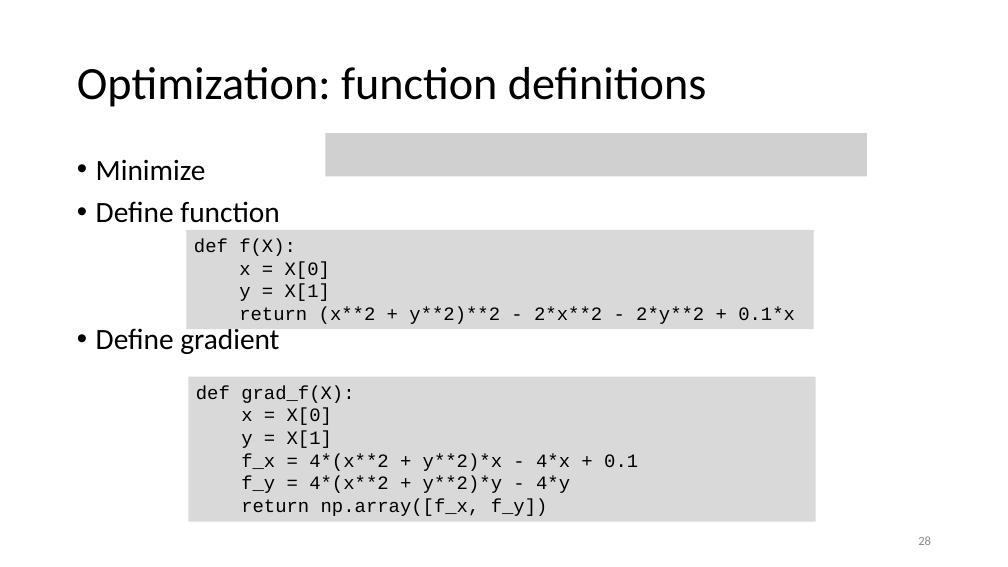
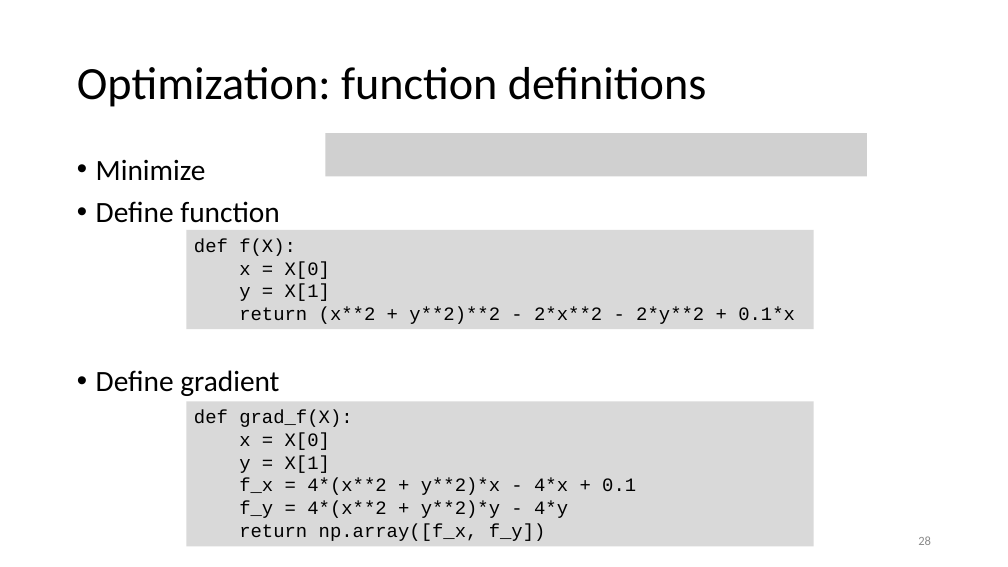
Before and after one commit to gjbex/Scientific-Python, a slide deck: slide 28 of scientific_python.pptx. Drawn at 1008x567 pixels with LibreOffice and Linux fonts; fonts in the diff are those of the drawing; grey boxes stand for pictures. Boxes give left, top, right and bottom in pixels: in the first picture for what was removed or moved away, otherwise in the second. Text is boxed around its words. In the diff, an @@ line names an element or a change of style, - is before the commit and + after.

```diff
--- a/scientific_python.pptx
+++ b/scientific_python.pptx
@@ text "Minimize" rewrapped from [96, 159, 279, 354] to [96, 159, 279, 396] @@
@@ rectangle "def grad_f(X):": place and size @@
-rectangle "def grad_f(X):" at [188, 377, 815, 522]
+rectangle "def grad_f(X):" at [187, 402, 814, 547]
```
Also in this commit, not shown: 8 other slides changed.
